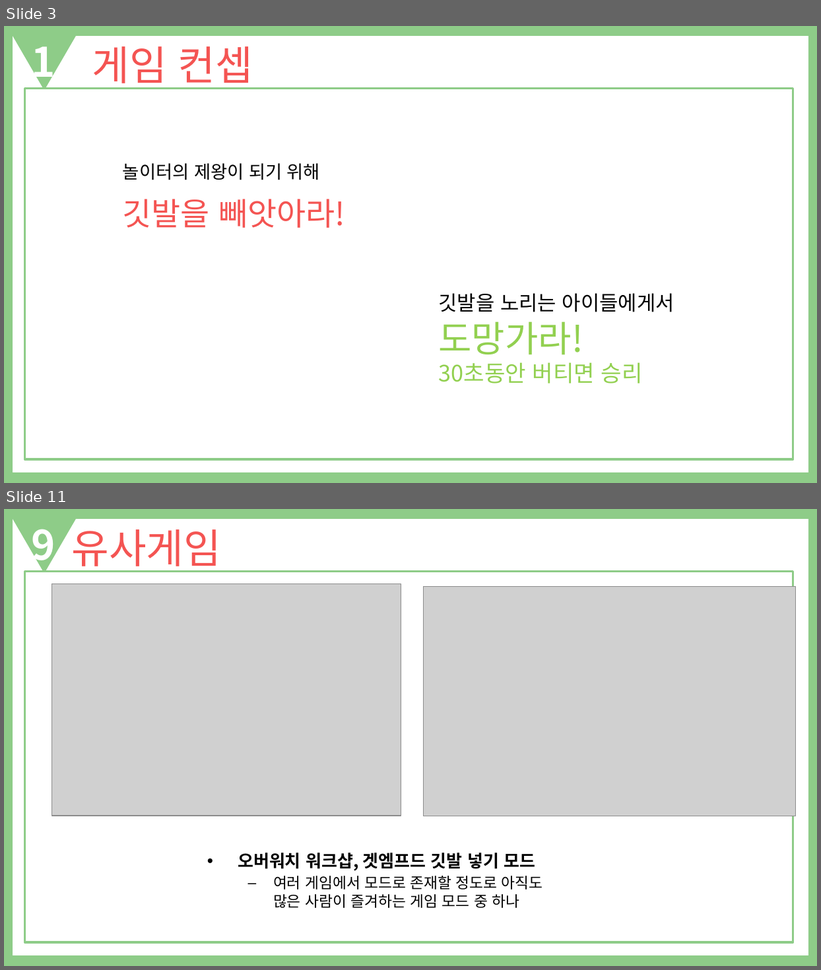
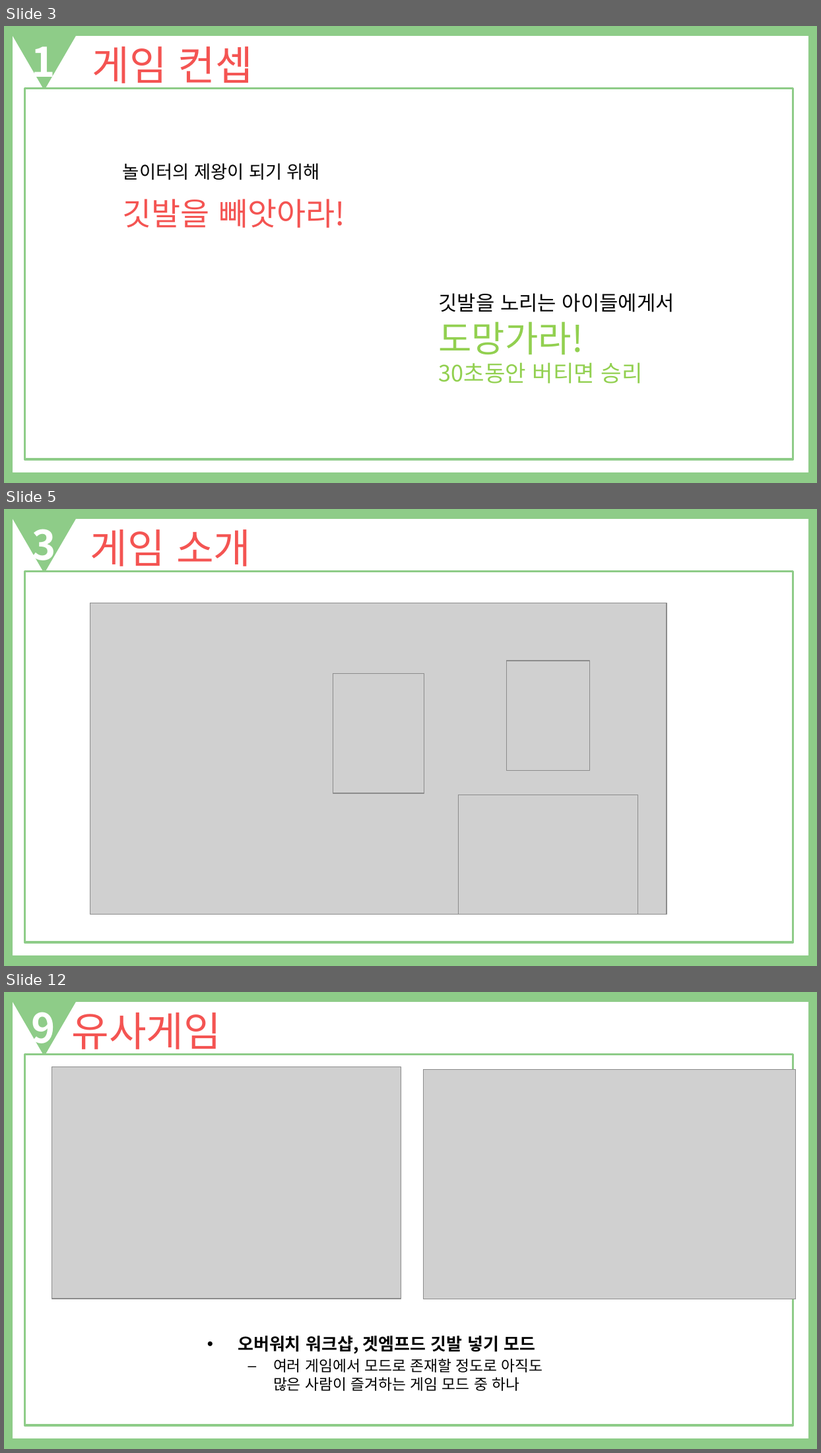
Before and after one commit to Celesta129/TeamProject, a slide deck: Documents/King of Playground 기획 발표자료.pptx. Shown one above the other, each under a label of ours: slides 3 and 11 before the commit, slides 3, 5 and 12 after it; the slides between them are not shown. The pictures are 821x970 and 821x1453 pixels, drawn with LibreOffice and Linux fonts; fonts in the diff are those of the drawing; grey boxes stand for pictures. Boxes give left, top, right and bottom in pixels: in the first picture for what was removed or moved away, otherwise in the second. Text is boxed around its words. In the diff, an @@ line names an element or a change of style, - is before the commit and + after.

```diff
--- a/Documents/King of Playground 기획 발표자료.pptx
+++ b/Documents/King of Playground 기획 발표자료.pptx
@@ slide 5 added at [4,509,817,966], background #FFFFFF; not listed: 3 template elements that a slide beside it also shows @@
@@ text added at [32,529,56,570], 36 pt, text #FFFFFF, bold @@
+3
@@ text added at [90,529,251,572], 36 pt, text #F45452 @@
+게임 소개
@@ picture added at [90,603,667,915] @@
@@ picture added at [506,661,589,771] @@
@@ picture added at [333,674,424,793] @@
@@ picture added at [459,795,638,915] @@
@@ what was slide 11 is now slide 12 @@
```
Also in this commit, not shown: 9 slides changed, 1 other slide added, 2 other files.
